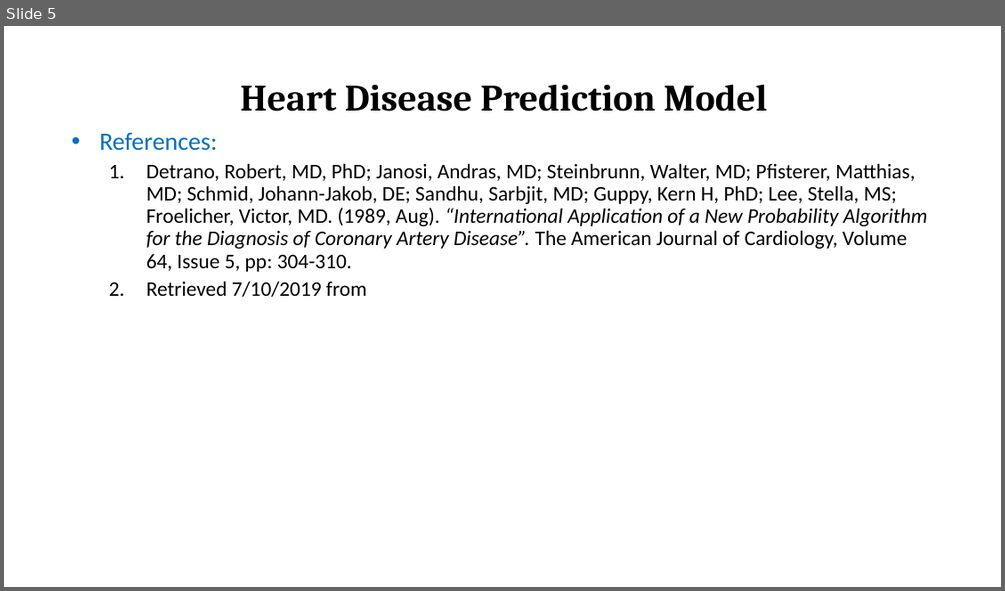
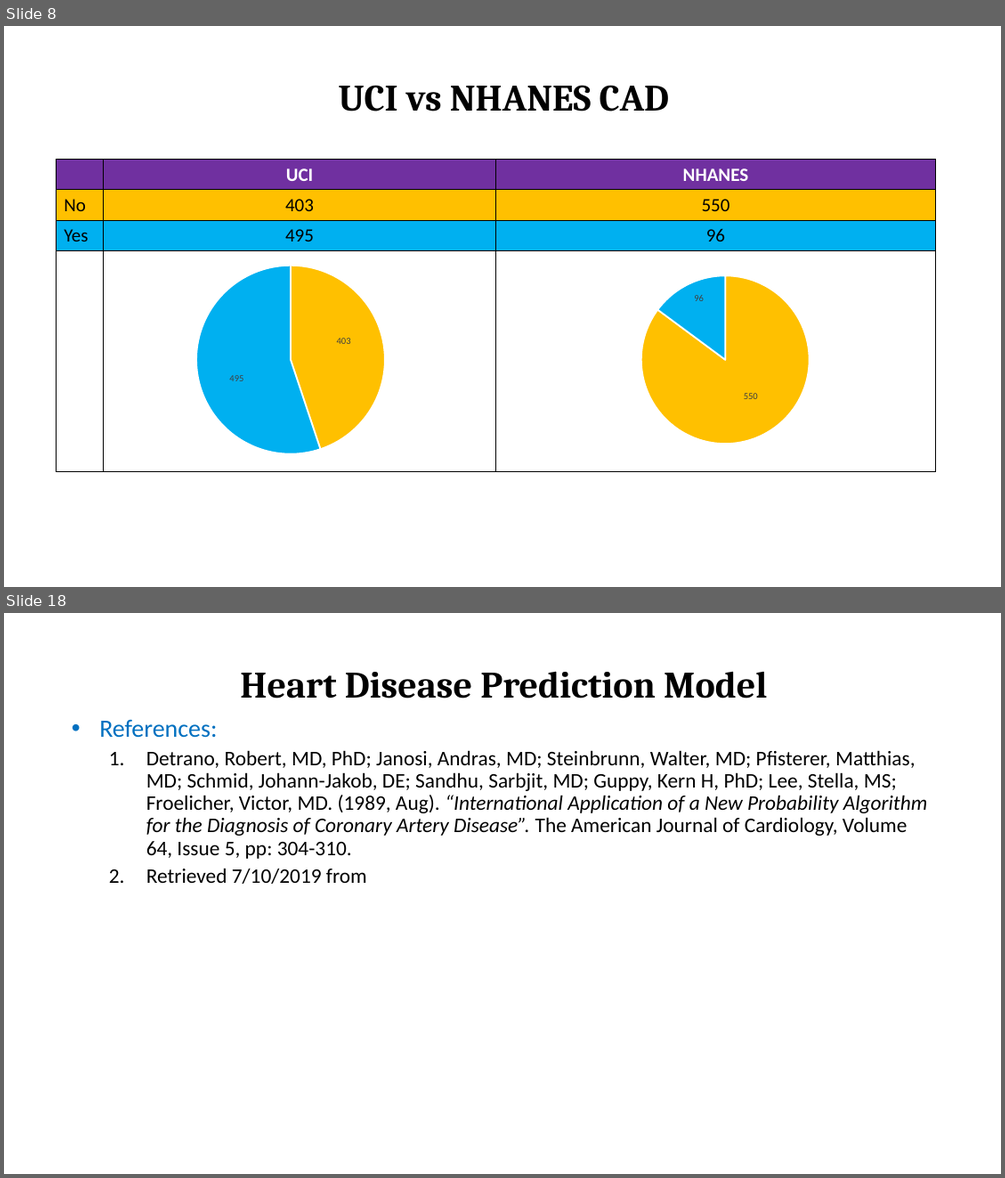
Before and after one commit to Ophelia82/Heart-Disease-Predictive-Model, a slide deck: Heart Disease Presentation.pptx. Shown one above the other, each under a label of ours: slide 5 before the commit, slides 8 and 18 after it; the slides between them are not shown. The pictures are 1005x591 and 1005x1178 pixels, drawn with LibreOffice and Linux fonts; fonts in the diff are those of the drawing. Boxes give left, top, right and bottom in pixels: in the first picture for what was removed or moved away, otherwise in the second. Text is boxed around its words. In the diff, an @@ line names an element or a change of style, - is before the commit and + after.

```diff
--- a/Heart Disease Presentation.pptx
+++ b/Heart Disease Presentation.pptx
@@ slide 8 added at box(4, 26, 1001, 587), background #FFFFFF @@
@@ title added at box(339, 85, 669, 111), 36 pt, text #000000, bold @@
+UCI vs NHANES CAD
@@ table added at box(57, 160, 935, 471), 4 rows, 3 columns @@
+ | UCI | NHANES
+No | 403 | 550
+Yes | 495 | 96
+ |  | 
@@ pie chart added at box(104, 255, 477, 464) @@
+categories: 1, 2
+Series 1: 403, 495
@@ pie chart added at box(539, 255, 913, 464) @@
+categories: 1, 2
+Series 1: 550, 96
@@ what was slide 5 is now slide 18 @@
```
Also in this commit, not shown: 4 slides changed, 12 other slides added.
